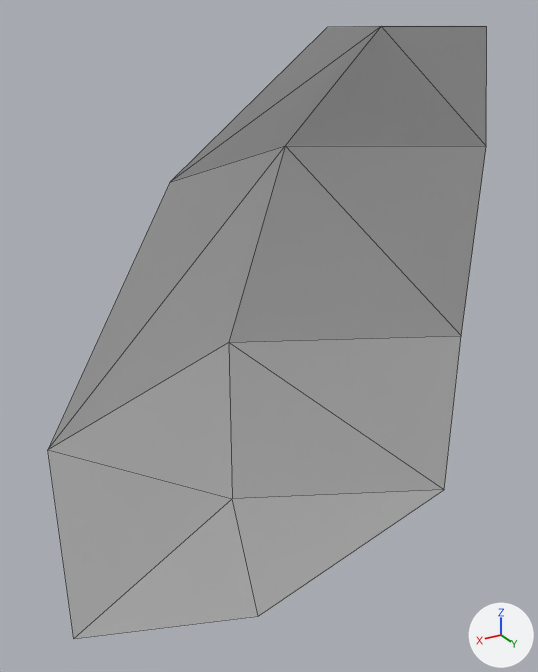
What one commit did to the OBJ model Project/Resources/Model/Enemy/EggDebris.obj.
The view is the same before and after, from a 50 mm camera at (1.012, 1.638, 0.998) aimed at (0.027, -0.005, 0.177). Every picture has the same lights, and +X, +Y and +Z are marked at lower right. Mesh edges are drawn as thin lines. Where no turn or scale is listed for an object, it has been applied to the vertices.

Names of what the first picture shows: '立方体'.
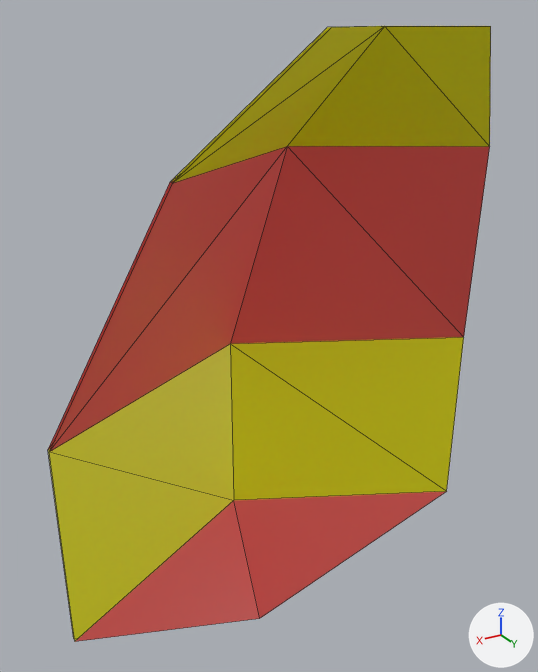
What differs and where, as boxes [x1, y1, x2, y2] in the pictures (538 x 672 px):
```json
{"object": "立方体", "change": "surface changed, reshaped", "before": [48, 26, 487, 639], "after": [48, 26, 491, 642]}
{"part": 1, "of": "me_立方体", "change": "added", "after": [49, 26, 491, 642]}
```

The change, as JSON lines over the scene's bpy script:
```json
{"op": "add", "block": "img_enemy_png", "code": ["img_enemy_png = load_image('enemy.png', 'enemy.png', 1024, 1024, 'sRGB')"]}
{"op": "remove", "block": "mat_マテリアル", "code": "mat_マテリアル.base_color = (0.8, 0.8, 0.8)  # white #e7e7e7"}
{"op": "set", "path": "mat_マテリアル.roughness", "old": "1.0", "new": "0.5"}
{"op": "add", "block": "mat_マテリアル", "code": "mat_マテリアル.texture = img_enemy_png"}
{"op": "add", "block": "mat_マテリアル_001", "code": ["mat_マテリアル_001 = principled_material('マテリアル.001')", "mat_マテリアル_001.texture = img_enemy_png"]}
{"block": "me_立方体", "where": "me_立方体.from_pydata(...)  # 13 vertices, 14 faces; spans x -0.67..0.67, y -0.3..0.47, z -0.95..0.98"}
{"block": "me_立方体", "where": "# used by ob_立方体; location = (0.0, 0.0, 0.0)"}
{"block": "me_立方体", "change": "me_立方体 part 1: the loose piece of 13 vertices spanning x -0.67..0.67, y -0.3..0.47, z -0.95..0.98 is copied, and the copy is moved by (0.0, 0.01, 0.0), in mat_マテリアル_001 (picture img_enemy_png); it spans x -0.67..0.67, y -0.29..0.48, z -0.95..0.98"}
{"op": "add", "block": "me_立方体", "code": "me_立方体.materials.append(mat_マテリアル_001)  # picture img_enemy_png"}
```
